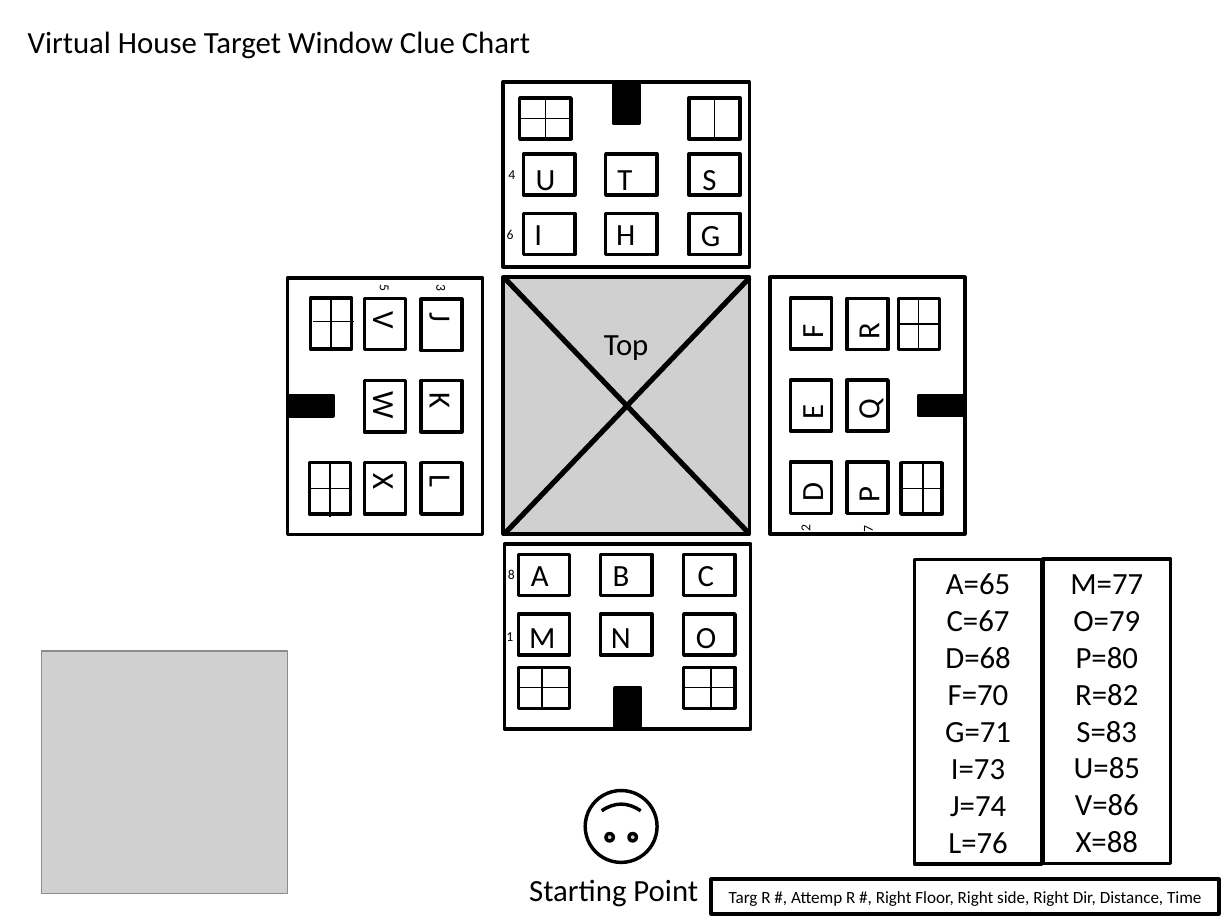
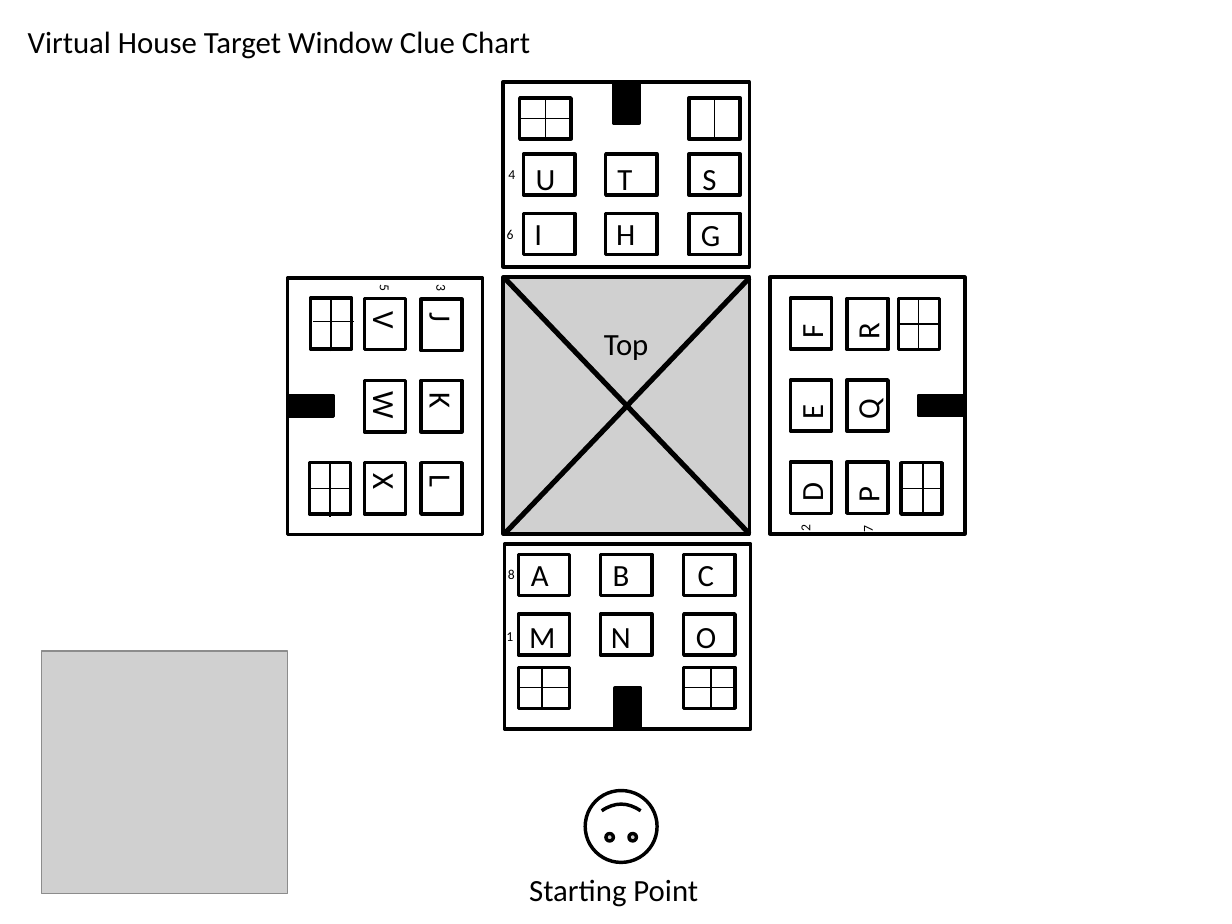
Before and after one commit to UofMBIomedEng/TheVirtualHouse, a slide deck: slide 1 of Clue.pptx. Drawn at 1232x924 pixels with LibreOffice and Linux fonts; fonts in the diff are those of the drawing; grey boxes stand for pictures. Boxes give left, top, right and bottom in pixels: in the first picture for what was removed or moved away, otherwise in the second. Text is boxed around its words. In the diff, an @@ line names an element or a change of style, - is before the commit and + after.

```diff
--- a/Clue.pptx
+++ b/Clue.pptx
@@ rectangle removed at bbox=[914, 559, 1041, 864] @@
-A=65
-C=67
-D=68
-F=70
-G=71
-I=73
-J=74
-L=76
@@ rectangle removed at bbox=[1044, 559, 1170, 864] @@
-M=77
-O=79
-P=80
-R=82
-S=83
-U=85
-V=86
-X=88
@@ rectangle removed at bbox=[711, 880, 1218, 914] @@
-Targ R #, Attemp R #, Right Floor, Right side, Right Dir, Distance, Time
```
Also in this commit, not shown: 49 other files.
